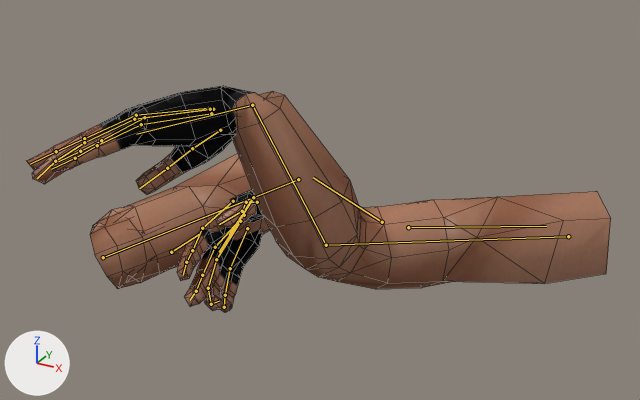
What one commit did to the Blender file art_source/characters/fp_arms/fp_arms_rifle.blend.
Both versions are drawn from a 50 mm camera at (0.408, -1.008, 2.087) aimed at (-0.068, -0.142, 1.654). Arrows for +X, +Y and +Z are at lower left; the lights stay in place. The picture after the commit comes second. Both versions are drawn at frame 1 of the action 'mosin_idle'; the numbers are the values there. The bones that change, and the others that lie on the model, are drawn over the model as lines. Mesh edges are drawn as thin lines.

Names of what the first picture shows: 'ArmsMesh'.
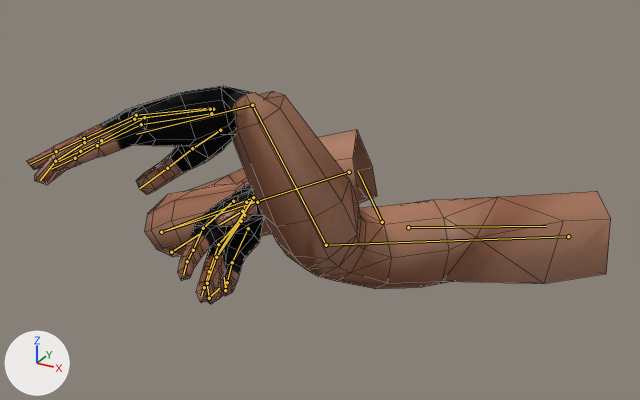
Scene script edits in JSON lines:
```json
{"block": "bone_shoulder_r", "where": "bone_shoulder_r = bpy.data.objects['ArmsRig'].pose.bones['shoulder.R']  # child of 'root'"}
{"op": "set", "path": "bone_shoulder_r.rotation_quaternion", "old": "(1.0, 0.0, 0.0, 0.0)", "new": "(0.98, 0.0, 0.0, -0.199)", "note": "degrees (0, 0, 0) -> degrees (0, 0, -23)"}
{"block": "bone_palm_02_r", "where": "bone_palm_02_r = bpy.data.objects['ArmsRig'].pose.bones['palm.02.R']  # child of 'hand.R'"}
{"op": "set", "path": "bone_palm_02_r.rotation_quaternion", "old": "(1.0, 0.0, 0.0, 0.0)", "new": "(0.995, 0.043, -0.087, -0.036)", "note": "degrees (0, 0, 0) -> degrees (5, -10, -5)"}
{"block": "bone_palm_03_r", "where": "bone_palm_03_r = bpy.data.objects['ArmsRig'].pose.bones['palm.03.R']  # child of 'hand.R'"}
{"op": "set", "path": "bone_palm_03_r.rotation_quaternion", "old": "(1.0, 0.0, 0.0, 0.0)", "new": "(0.999, -0.01, 0.031, 0.031)", "note": "degrees (0, 0, 0) -> degrees (-1, 4, 4)"}
{"block": "bone_f_ring_03_r", "where": "bone_f_ring_03_r = bpy.data.objects['ArmsRig'].pose.bones['f_ring.03.R']  # child of 'f_ring.02.R'"}
{"op": "set", "path": "bone_f_ring_03_r.rotation_quaternion", "old": "(0.961, 0.193, 0.086, -0.178)", "new": "(0.909, 0.367, 0.051, -0.191)", "note": "degrees (20, 13, -19) -> degrees (42, 13, -19)"}
{"block": "bone_palm_04_r", "where": "bone_palm_04_r = bpy.data.objects['ArmsRig'].pose.bones['palm.04.R']  # child of 'hand.R'"}
{"op": "set", "path": "bone_palm_04_r.rotation_quaternion", "old": "(1.0, 0.0, 0.0, 0.0)", "new": "(0.985, 0.094, 0.124, -0.071)", "note": "degrees (0, 0, 0) -> degrees (10, 15, -7)"}
```

What differs and where, as boxes (x1, y1, x2, y2) in the pictures (640 x 400 px):
```json
{"object": "ArmsMesh", "change": "posed", "before": [27, 86, 611, 313], "after": [27, 86, 611, 304]}
{"bone": "shoulder.R", "before": "(382, 222) to (313, 177)", "after": "(382, 222) to (358, 171)"}
{"bone": "palm.02.R", "before": "(244, 215) to (215, 247)", "after": "(244, 215) to (218, 244)"}
{"bone": "palm.03.R", "before": "(240, 221) to (216, 259)", "after": "(241, 221) to (216, 257)"}
{"bone": "f_ring.03.R", "before": "(211, 304) to (219, 301)", "after": "(209, 298) to (219, 288)"}
{"bone": "palm.04.R", "before": "(247, 228) to (230, 268)", "after": "(248, 228) to (232, 262)"}
```
